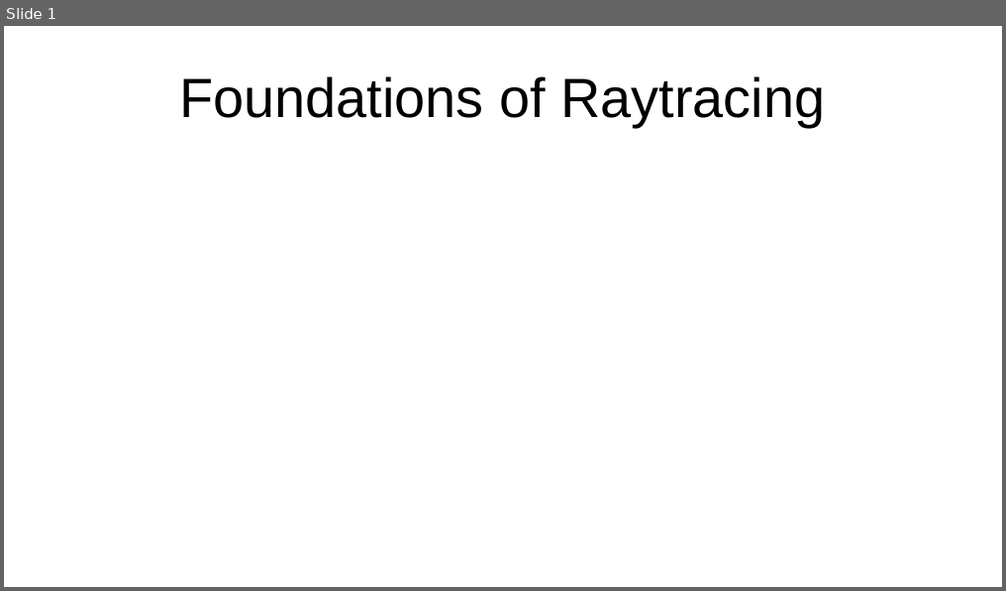
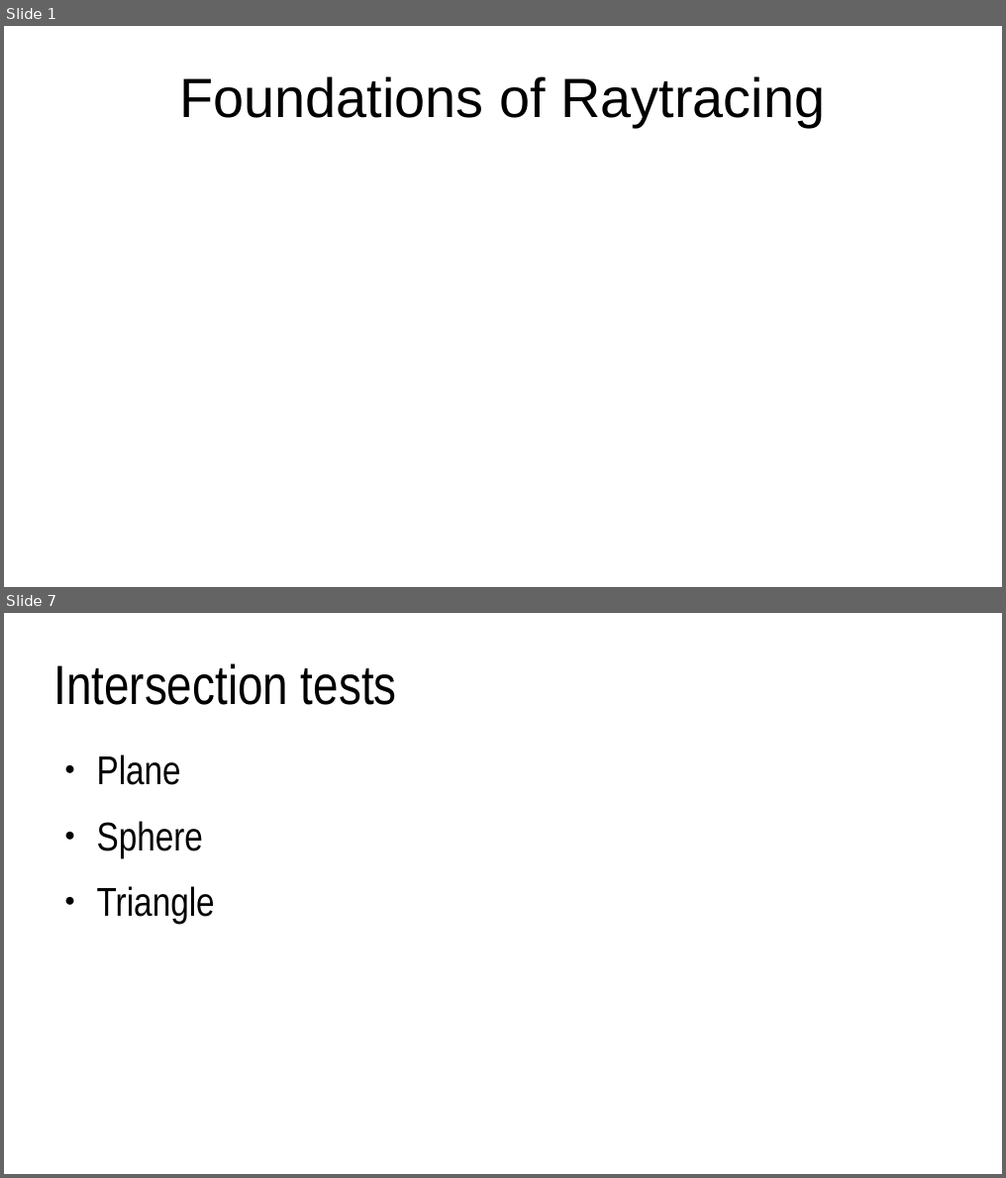
Before and after one commit to lorentzo/IntroductionToComputerGraphics, a slide deck: lectures/foundations_rendering/foundations_raytracing.odp. Shown one above the other, each under a label of ours: slide 1 before the commit, slides 1 and 7 after it; the slides between them are not shown. The pictures are 1006x591 and 1006x1178 pixels, drawn with LibreOffice and Linux fonts; fonts in the diff are those of the drawing. Boxes give left, top, right and bottom in pixels: in the first picture for what was removed or moved away, otherwise in the second. Text is boxed around its words. In the diff, an @@ line names an element or a change of style, - is before the commit and + after.

```diff
--- a/lectures/foundations_rendering/foundations_raytracing.odp
+++ b/lectures/foundations_rendering/foundations_raytracing.odp
@@ slide 7 added at [4, 613, 1002, 1174], background #FFFFFF @@
@@ title added at [54, 663, 397, 705], 44 pt, text #000000 @@
+Intersection tests
@@ text added at [97, 755, 215, 924], 32 pt, text #000000 @@
+● Plane
+● Sphere
+● Triangle
```
Also in this commit, not shown: 1 slide changed, 7 other slides added, 5 other files.
